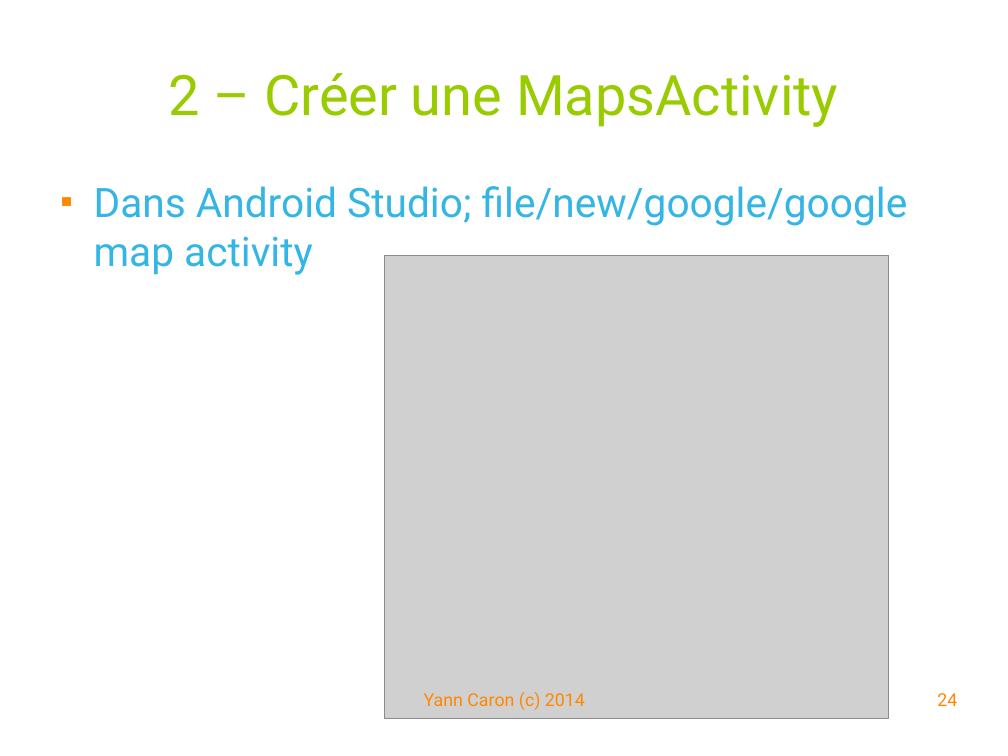
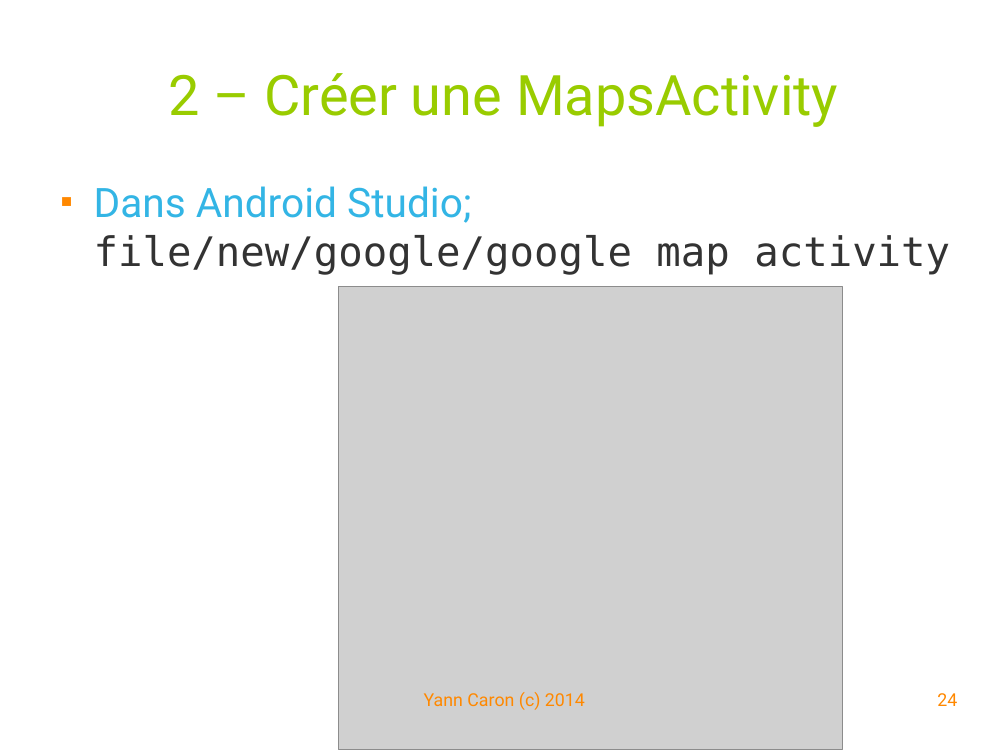
Before and after one commit to YannCaron/Android-ENSG, a slide deck: slide 24 of 05 - Google Map.odp. Drawn at 1008x756 pixels with LibreOffice and Linux fonts; fonts in the diff are those of the drawing; grey boxes stand for pictures; background and template pictures are left out. Boxes give left, top, right and bottom in pixels: in the first picture for what was removed or moved away, otherwise in the second. Text is boxed around its words. In the diff, an @@ line names an element or a change of style, - is before the commit and + after.

Commit message:
google map fragment and syntax

```diff
--- a/05 - Google Map.odp
+++ b/05 - Google Map.odp
@@ text "Dans Android Studio; file/new/google/google map ..." at [94, 186, 950, 275]: font Roboto to DejaVu Sans Mono, text colour #33B5E5 to #333333 in "file/new/google/google map activity" @@
@@ picture: place and size @@
-picture at [384, 256, 888, 719]
+picture at [338, 287, 842, 750]
```
Also in this commit, not shown: 7 other slides changed, 1 slide added.
